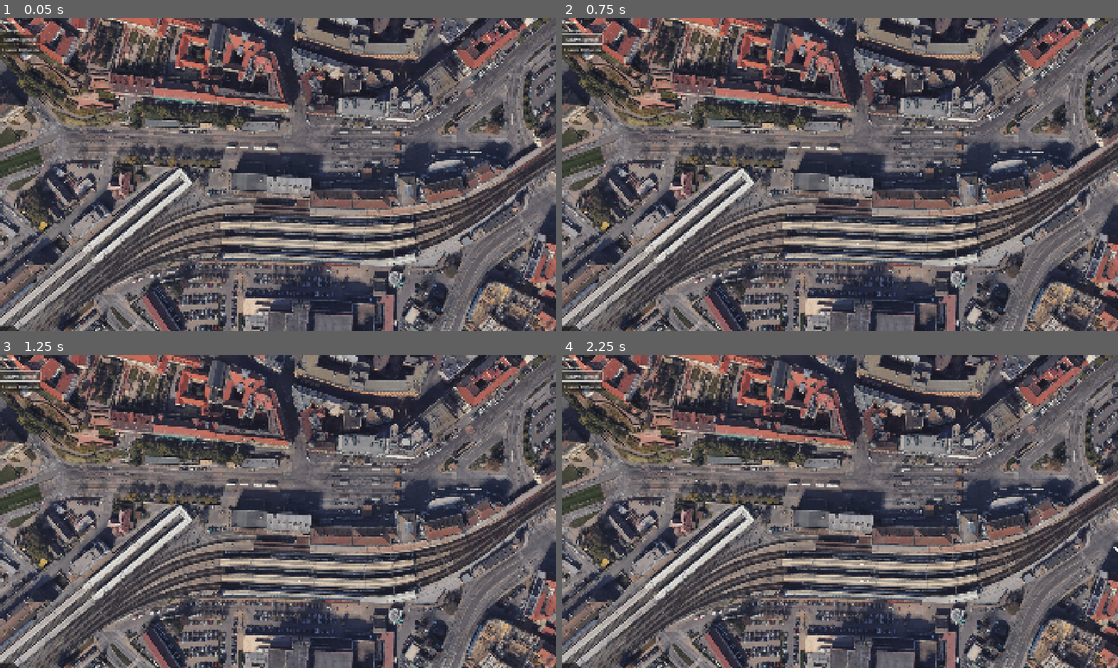
Above: before the commit, frames 1-4 (two rows, left to right).
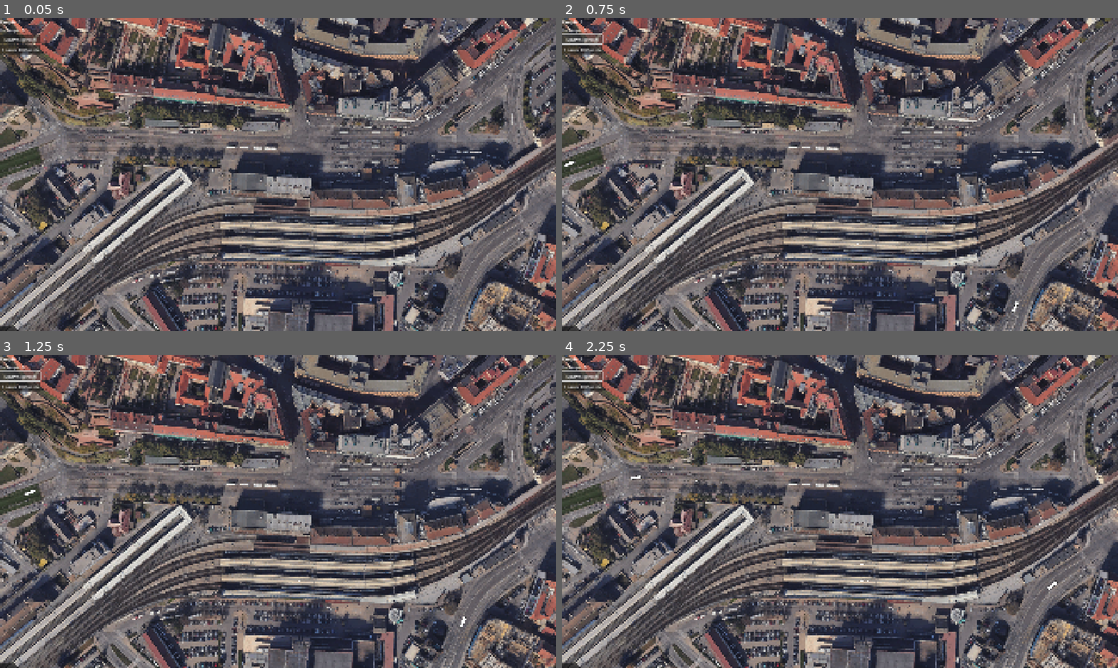
Above: after the commit, the same moments.

Repository: VojtaStruhar/hlavas
Game: Godot game, scene res://Scenes/main.tscn
The game is run twice, just before and just after one commit, with the same random seed, the same clock (stepped at 60 frames per second) and the same inputs.
Inputs:
- Up to frame 1 (0.05 s): no input
- Up to frame 2 (0.75 s): click "Spawn person" at 0.5 s
- Up to frame 3 (1.25 s): no input
- Up to frame 4 (2.25 s): click "Spawn 10 People" at 1.25 s; click "Spawn person" at 2 s

Frame 1 is identical in both runs. In frame 2, less than 0.1% of the frame differs, in the area x 0-83%, y 45-95%; in frame 3, less than 0.1%; in frame 4, less than 0.1%, in the area x 12-100%, y 38-76%.

Commit message:
Added stations

Diff:
--- a/Scenes/brnak.tscn
+++ b/Scenes/brnak.tscn
@@ -10,7 +10,7 @@
 script = ExtResource("1_5sujq")
 
 [node name="NavigationAgent2D" type="NavigationAgent2D" parent="."]
-path_desired_distance = 10.0
+path_desired_distance = 15.0
 navigation_layers = 3
 avoidance_enabled = true
 radius = 8.0
--- a/Scenes/main.tscn
+++ b/Scenes/main.tscn
@@ -1,7 +1,6 @@
-[gd_scene load_steps=52 format=3 uid="uid://dwt8hh41wlhih"]
+[gd_scene load_steps=55 format=3 uid="uid://dwt8hh41wlhih"]
 
 [ext_resource type="Texture2D" uid="uid://buikkxvhvo645" path="res://Assets/brno_google_earth_2.png" id="1_42f77"]
-[ext_resource type="Script" uid="uid://b1gnnulmc0jev" path="res://Scripts/railway.gd" id="4_21xkr"]
 [ext_resource type="PackedScene" uid="uid://cfrdvxst7bm3f" path="res://Scenes/point_of_interest.tscn" id="4_jjvhh"]
 [ext_resource type="PackedScene" uid="uid://bvytrapye3cw8" path="res://Scenes/exit_door.tscn" id="5_kry3j"]
 [ext_resource type="PackedScene" uid="uid://c1dldr3cw2kje" path="res://Scenes/waiting_area.tscn" id="6_6bp64"]
@@ -74,9 +73,15 @@
 agent_radius = 4.0
 
 [sub_resource type="NavigationPolygon" id="NavigationPolygon_isvcn"]
-vertices = PackedVector2Array(1352.18, 394.977, 1352.78, 406.953, 1102, 404.039, 1102, 394.008)
+vertices = PackedVector2Array(1352.15, 394.977, 1352.83, 411.977, 1102, 411.008, 1102, 394.008)
 polygons = Array[PackedInt32Array]([PackedInt32Array(0, 1, 2, 3)])
-outlines = Array[PackedVector2Array]([PackedVector2Array(1098, 390, 1098, 408, 1357, 411, 1356, 391)])
+outlines = Array[PackedVector2Array]([PackedVector2Array(1098, 390, 1098, 415, 1357, 416, 1356, 391)])
+agent_radius = 4.0
+
+[sub_resource type="NavigationPolygon" id="NavigationPolygon_hptm8"]
+vertices = PackedVector2Array(1352.86, 411.977, 1102, 411.008, 1102, 390, 1352.13, 390)
+polygons = Array[PackedInt32Array]([PackedInt32Array(0, 1, 2, 3)])
+outlines = Array[PackedVector2Array]([PackedVector2Array(1098, 386, 1098, 415, 1357, 416, 1356, 386)])
 agent_radius = 4.0
 
 [sub_resource type="NavigationPolygon" id="NavigationPolygon_nrvhs"]
@@ -221,17 +226,27 @@
 [sub_resource type="RectangleShape2D" id="RectangleShape2D_fdnlq"]
 size = Vector2(140, 10)
 
+[sub_resource type="RectangleShape2D" id="RectangleShape2D_d1ilt"]
+size = Vector2(462, 116)
+
+[sub_resource type="RectangleShape2D" id="RectangleShape2D_6iyac"]
+size = Vector2(318, 116)
+
 [sub_resource type="Curve2D" id="Curve2D_d1ilt"]
 _data = {
-"points": PackedVector2Array(0, 0, 0, 0, 1105, 377, 38.4971, 15.2126, -38.4971, -15.2126, 831, 309, 22.0427, 24.5264, -22.0427, -24.5264, 717, 228, 0, 0, 0, 0, 599, 82, 25.7682, 10.2452, -25.7682, -10.2452, 547, 44, 0, 0, 0, 0, 385, 30, 34.4611, 2.17322, -34.4611, -2.17322, 320, 26, 23.595, -1.24184, -23.595, 1.24184, 235, 12, 0, 0, 0, 0, 0, 12, 30.7895, -0.466507, -30.7895, 0.466507, -56, 13, 17.9605, -0.699761, -17.9605, 0.699761 …(193 unchanged characters)…
+"points": PackedVector2Array(0, 0, 0, 0, 368, 709, -54.0074, 43.8291, 54.0074, -43.8291, 511, 417, -22.5394, 16.9046, 22.5394, -16.9046, 624, 336, -7.2393, 58.4669, 7.2393, -58.4669, 698, 243, 0, 0, 0, 0, 628, 113, 28.3083, 12.7853, -28.3083, -12.7853, 547, 44, 0, 0, 0, 0, 385, 30, 35.8271, -13.8776, -35.8271, 13.8776, 320, 47, 23.595, -1.24184, -23.595, 1.24184, 241, 64, 0, 0, 0, 0, -1, 65, 30.7895, -0.466507, -30.7895, 0.466507, -50, 66, 17.9605, -0.699761, -17.9605, 0.699761 …(193 unchanged characters)…
 }
-point_count = 16
-
-[sub_resource type="RectangleShape2D" id="RectangleShape2D_d1ilt"]
-size = Vector2(462, 116)
-
-[sub_resource type="RectangleShape2D" id="RectangleShape2D_6iyac"]
-size = Vector2(318, 116)
+point_count = 17
+
+[sub_resource type="Curve2D" id="Curve2D_6bp64"]
+_data = {
+"points": PackedVector2Array(0, 0, 0, 0, -89, 543, 0, 0, 0, 0, 182, 445, -19.4365, 3.66425, 19.4365, -3.66425, 246, 423, -18.3213, -0.318631, 18.3213, 0.318631, 300, 422, 0, 0, 0, 0, 508, 427, -28.3581, -0.637262, 28.3581, 0.637262, 1014, 441, -19.7551, 4.1422, 19.7551, -4.1422, 1050, 438, -18.0026, 0, 18.0026, 0, 1092, 427, 0, 0, 0, 0, 1352, 427, -18.0026, 0.796577, 18.0026, -0.796577, 1401, 426, -16.3856, 10.4097, 16.3856, -10.4097, 1452, 412, 0, 0, 0, 0, 1511, 370, -39.444, 32.3065, 39.444, -32.3065, 1743, 187, -33.0578, 28.1743, 33.0578, -28.1743, 1826, 101, 0, 0, 0, 0, 2012, -44)
+}
+point_count = 15
+
+[sub_resource type="Curve2D" id="Curve2D_344ge"]
+
+[sub_resource type="Curve2D" id="Curve2D_ynf5e"]
 
 [node name="Main" type="Node2D"]
 
@@ -565,7 +580,7 @@
 
 [node name="Saliny2" type="NavigationRegion2D" parent="Navigation"]
 position = Vector2(8, 47)
-navigation_polygon = SubResource("NavigationPolygon_isvcn")
+navigation_polygon = SubResource("NavigationPolygon_hptm8")
 use_edge_connections = false
 
 [node name="Saliny3" type="NavigationRegion2D" parent="Navigation"]
@@ -803,7 +818,7 @@
 shape = SubResource("RectangleShape2D_ynf5e")
 
 [node name="Station_Top_West" type="Node2D" parent="." node_paths=PackedStringArray("waiting_area")]
-position = Vector2(1152, 411)
+position = Vector2(1162, 410)
 script = ExtResource("8_344ge")
 waiting_area = NodePath("../Hlavas_Salina1")
 
@@ -837,12 +852,90 @@
 position = Vector2(95, 0)
 shape = SubResource("RectangleShape2D_344ge")
 
+[node name="Station_Mid_East" type="Node2D" parent="." node_paths=PackedStringArray("waiting_area")]
+position = Vector2(1338, 432)
+script = ExtResource("8_344ge")
+waiting_area = NodePath("../Hlavas_Salina2")
+
+[node name="TrainChecker" type="Area2D" parent="Station_Mid_East"]
+collision_layer = 0
+collision_mask = 4
+
+[node name="CollisionShape2D" type="CollisionShape2D" parent="Station_Mid_East/TrainChecker"]
+shape = SubResource("RectangleShape2D_hptm8")
+
+[node name="ExitDoor" parent="Station_Mid_East" instance=ExtResource("5_kry3j")]
+position = Vector2(18, 16)
+
+[node name="ExitDoor2" parent="Station_Mid_East" instance=ExtResource("5_kry3j")]
+position = Vector2(11, 16)
+
+[node name="ExitDoor3" parent="Station_Mid_East" instance=ExtResource("5_kry3j")]
+position = Vector2(-31, 15)
+
+[node name="ExitDoor4" parent="Station_Mid_East" instance=ExtResource("5_kry3j")]
+position = Vector2(-38, 15)
+
+[node name="Station_Mid_West" type="Node2D" parent="." node_paths=PackedStringArray("waiting_area")]
+position = Vector2(1162, 460)
+script = ExtResource("8_344ge")
+waiting_area = NodePath("../Hlavas_Salina2")
+
+[node name="TrainChecker" type="Area2D" parent="Station_Mid_West"]
+collision_layer = 0
+collision_mask = 4
+
+[node name="CollisionShape2D" type="CollisionShape2D" parent="Station_Mid_West/TrainChecker"]
+shape = SubResource("RectangleShape2D_hptm8")
+
+[node name="ExitDoor" parent="Station_Mid_West" instance=ExtResource("5_kry3j")]
+position = Vector2(0, -6)
+
+[node name="ExitDoor2" parent="Station_Mid_West" instance=ExtResource("5_kry3j")]
+position = Vector2(15, -6)
+
+[node name="ExitDoor3" parent="Station_Mid_West" instance=ExtResource("5_kry3j")]
+position = Vector2(29, -6)
+
+[node name="ExitDoor4" parent="Station_Mid_West" instance=ExtResource("5_kry3j")]
+position = Vector2(41, -6)
+
+[node name="ExitDoor5" parent="Station_Mid_West" instance=ExtResource("5_kry3j")]
+position = Vector2(41, -6)
+
 [node name="Hlavas_Salina3" parent="." instance=ExtResource("6_6bp64")]
 position = Vector2(1155, 489)
 
 [node name="CollisionShape2D" type="CollisionShape2D" parent="Hlavas_Salina3"]
 position = Vector2(95, 0)
 shape = SubResource("RectangleShape2D_ynf5e")
+
+[node name="Station_Bottom_East" type="Node2D" parent="." node_paths=PackedStringArray("waiting_area")]
+position = Vector2(1338, 482)
+script = ExtResource("8_344ge")
+waiting_area = NodePath("../Hlavas_Salina3")
+
+[node name="TrainChecker" type="Area2D" parent="Station_Bottom_East"]
+collision_layer = 0
+collision_mask = 4
+
+[node name="CollisionShape2D" type="CollisionShape2D" parent="Station_Bottom_East/TrainChecker"]
+shape = SubResource("RectangleShape2D_hptm8")
+
+[node name="ExitDoor" parent="Station_Bottom_East" instance=ExtResource("5_kry3j")]
+position = Vector2(15, 9)
+
+[node name="ExitDoor2" parent="Station_Bottom_East" instance=ExtResource("5_kry3j")]
+position = Vector2(-45, 8)
+
+[node name="ExitDoor3" parent="Station_Bottom_East" instance=ExtResource("5_kry3j")]
+position = Vector2(-61, 8)
+
+[node name="ExitDoor4" parent="Station_Bottom_East" instance=ExtResource("5_kry3j")]
+position = Vector2(-70, 7)
+
+[node name="ExitDoor5" parent="Station_Bottom_East" instance=ExtResource("5_kry3j")]
+position = Vector2(2, 8)
 
 [node name="Hlavas_Lobby" parent="." instance=ExtResource("6_6bp64")]
 position = Vector2(1406, 594)
@@ -909,9 +1002,9 @@
 shape = SubResource("RectangleShape2D_fdnlq")
 
 [node name="Station_NoveSady_West" type="Node2D" parent="." node_paths=PackedStringArray("waiting_area")]
-position = Vector2(296, 407)
+position = Vector2(310, 407)
 script = ExtResource("8_344ge")
-waiting_area = NodePath("../Hlavas_Salina1")
+waiting_area = NodePath("../NoveSady_West")
 get_in_ratio = 0.3
 get_out_ratio = 0.7
 
@@ -946,16 +1039,37 @@
 rotation = 0.0305743
 shape = SubResource("RectangleShape2D_fdnlq")
 
-[node name="T12_Vlhka-Silingrak" type="Path2D" parent="."]
-position = Vector2(1152, 400)
-curve = SubResource("Curve2D_d1ilt")
-script = ExtResource("4_21xkr")
-
-[node name="T12" parent="T12_Vlhka-Silingrak" instance=ExtResource("7_344ge")]
-position = Vector2(1105, 377)
-rotation = -2.89833
+[node name="Station_NoveSady_East" type="Node2D" parent="." node_paths=PackedStringArray("waiting_area")]
+position = Vector2(497, 430)
+script = ExtResource("8_344ge")
+waiting_area = NodePath("../NoveSady_East")
+get_in_ratio = 0.3
+get_out_ratio = 0.3
+
+[node name="TrainChecker" type="Area2D" parent="Station_NoveSady_East"]
+collision_layer = 0
+collision_mask = 4
+
+[node name="CollisionShape2D" type="CollisionShape2D" parent="Station_NoveSady_East/TrainChecker"]
+shape = SubResource("RectangleShape2D_hptm8")
+
+[node name="ExitDoor" parent="Station_NoveSady_East" instance=ExtResource("5_kry3j")]
+position = Vector2(-3, 8)
+
+[node name="ExitDoor2" parent="Station_NoveSady_East" instance=ExtResource("5_kry3j")]
+position = Vector2(-97, 4)
+
+[node name="ExitDoor3" parent="Station_NoveSady_East" instance=ExtResource("5_kry3j")]
+position = Vector2(-77, 5)
+
+[node name="ExitDoor4" parent="Station_NoveSady_East" instance=ExtResource("5_kry3j")]
+position = Vector2(-56, 4)
+
+[node name="ExitDoor5" parent="Station_NoveSady_East" instance=ExtResource("5_kry3j")]
+position = Vector2(-21, 7)
 
 [node name="SlowDown" parent="." instance=ExtResource("7_6bp64")]
+visible = false
 position = Vector2(1267, 445)
 
 [node name="Hlavas" type="CollisionShape2D" parent="SlowDown"]
@@ -966,5 +1080,28 @@
 position = Vector2(-856, -19)
 shape = SubResource("RectangleShape2D_6iyac")
 
+[node name="T12_Uzka-Silingrak" type="Path2D" parent="."]
+position = Vector2(1152, 400)
+curve = SubResource("Curve2D_d1ilt")
+
+[node name="T12" parent="T12_Uzka-Silingrak" instance=ExtResource("7_344ge")]
+position = Vector2(368, 709)
+rotation = -1.1154
+wait_seconds = 12
+
+[node name="T1_Hybesova-Malinak" type="Path2D" parent="."]
+curve = SubResource("Curve2D_6bp64")
+
+[node name="T1" parent="T1_Hybesova-Malinak" instance=ExtResource("7_344ge")]
+position = Vector2(-89, 543)
+rotation = -0.346992
+wait_seconds = 7
+
+[node name="T7_Soukenicka-Vlhka" type="Path2D" parent="."]
+curve = SubResource("Curve2D_344ge")
+
+[node name="T9_Malinak-Zelnak" type="Path2D" parent="."]
+curve = SubResource("Curve2D_ynf5e")
+
 [connection signal="pressed" from="CanvasLayer/VBoxContainer/SpawnPerson" to="CanvasLayer" method="_on_spawn_person_pressed"]
 [connection signal="pressed" from="CanvasLayer/VBoxContainer/Spawn10People" to="CanvasLayer" method="_on_spawn_10_people_pressed"]
--- a/Scenes/salina.tscn
+++ b/Scenes/salina.tscn
@@ -11,7 +11,7 @@
 script = ExtResource("1_hxn8i")
 
 [node name="Sprite2D" type="Sprite2D" parent="."]
-position = Vector2(9, 10)
+position = Vector2(19, 10)
 scale = Vector2(1.3, 0.5)
 texture = ExtResource("2_eax12")
 
--- a/Scripts/railway.gd
+++ /dev/null
@@ -1,2 +0,0 @@
-@icon("res://Assets/rails_icon.png")
-class_name Railway extends Path2D
Not shown, removed: Scripts/railway.gd.uid
